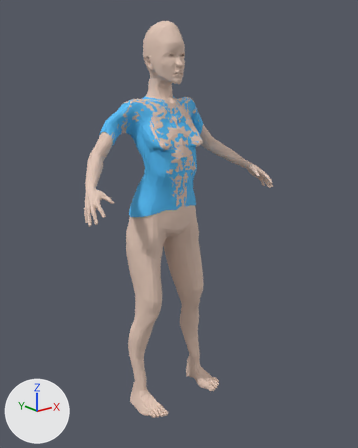
What one commit did to the glTF model apps/ui-xr/public/xr-assets/humanoids/candidates/body-param-adult_lean_female-library.glb.
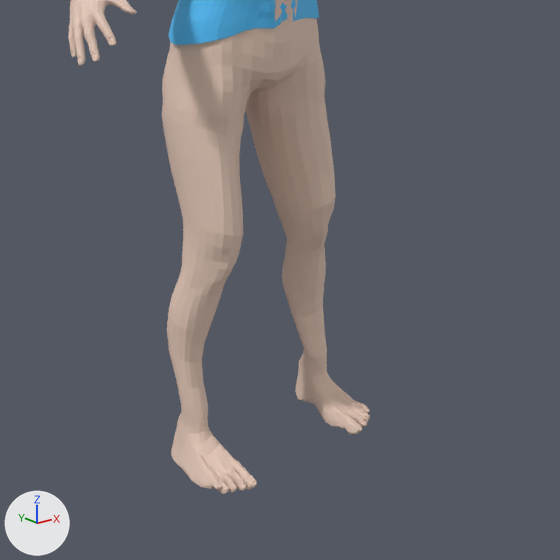
Each version appears first whole from a camera (50 mm lens) standing at (-1.317, -1.897, 1.573) and looking at (0.032, -0.211, 0.898), and next in a close-up on the part from 15% to 85% of the width and 44% to 100% of the height. Arrows for +X, +Y and +Z are at lower left; the lights stay in place. The last two pictures show the newer version.

The scene before the commit, as lines of its bpy script (objects in view):
```python
me_hm08_basemesh_adult_lean_female = bpy.data.meshes.new('hm08_basemesh_adult_lean_female')
me_hm08_basemesh_adult_lean_female.from_pydata(...)  # 13380 vertices, 26756 faces; spans x -0.49..0.49, y -0.39..0.0, z 0.0..1.76
me_hm08_basemesh_adult_lean_female.materials.append(mat_skin_adult_lean_female)  # beige #e5c8b8
me_makeclothes_library_scrub_shirt_adult_lean_female = bpy.data.meshes.new('makeclothes_library_scrub_shirt_adult_lean_female')
me_makeclothes_library_scrub_shirt_adult_lean_female.from_pydata(...)  # 4688 vertices, 9384 faces; spans x -0.275..0.272, y -0.287..-0.012, z 0.944..1.489
me_makeclothes_library_scrub_shirt_adult_lean_female.materials.append(mat_garment_adult_lean_female)  # blue #50bff9
ob_hm08_basemesh_adult_lean_female = bpy.data.objects.new('hm08_basemesh_adult_lean_female', me_hm08_basemesh_adult_lean_female)
ob_hm08_basemesh_adult_lean_female.location = (0.0, 0.0, 0.0)
ob_makeclothes_library_scrub_shirt_adult_lean_female = bpy.data.objects.new('makeclothes_library_scrub_shirt_adult_lean_female', me_makeclothes_library_scrub_shirt_adult_lean_female)
ob_makeclothes_library_scrub_shirt_adult_lean_female.location = (0.0, 0.0, 0.0)
```
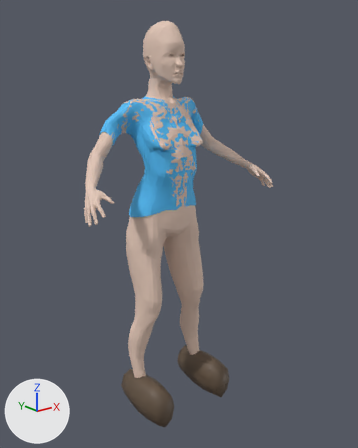
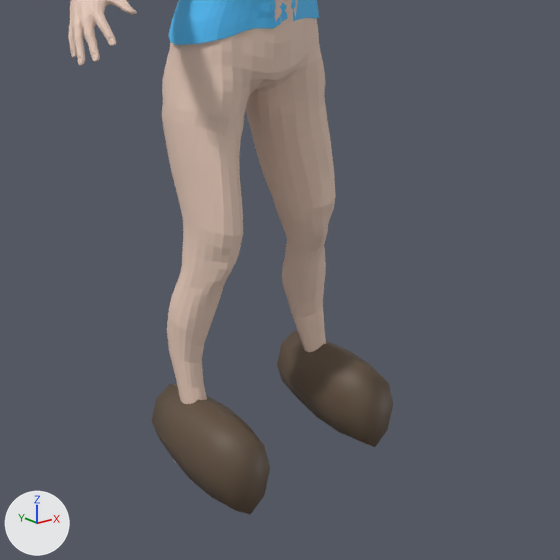
What differs and where, as boxes (x1, y1, x2, y2) in the close-ups (560 x 560 px):
'openclinxr_footwear_casual_shoe_R', added (brown)
    after: (152, 384, 270, 514)
'openclinxr_footwear_casual_shoe_L', added (brown)
    after: (277, 331, 393, 447)

Diff of the bpy script that builds the scene:
```diff
--- a/apps/ui-xr/public/xr-assets/humanoids/candidates/body-param-adult_lean_female-library.glb.py
+++ b/apps/ui-xr/public/xr-assets/humanoids/candidates/body-param-adult_lean_female-library.glb.py
@@ mat_openclinxr_footwear_casual_shoe_r_mat @@
+mat_openclinxr_footwear_casual_shoe_r_mat = principled_material('openclinxr_footwear_casual_shoe_R_mat')
+mat_openclinxr_footwear_casual_shoe_r_mat.base_color = (0.12, 0.08, 0.05)  # brown #61503f
+mat_openclinxr_footwear_casual_shoe_r_mat.roughness = 0.55
@@ mat_openclinxr_footwear_casual_shoe_l_mat @@
+mat_openclinxr_footwear_casual_shoe_l_mat = principled_material('openclinxr_footwear_casual_shoe_L_mat')
+mat_openclinxr_footwear_casual_shoe_l_mat.base_color = (0.12, 0.08, 0.05)  # brown #61503f
+mat_openclinxr_footwear_casual_shoe_l_mat.roughness = 0.55
@@ me_openclinxr_footwear_casual_shoe_r_mesh @@
+me_openclinxr_footwear_casual_shoe_r_mesh.from_pydata(...)  # 42 vertices, 80 faces; spans x -0.247..-0.104, y -0.373..-0.08, z -0.002..0.184
+me_openclinxr_footwear_casual_shoe_r_mesh.materials.append(mat_openclinxr_footwear_casual_shoe_r_mat)  # brown #61503f
@@ me_openclinxr_footwear_casual_shoe_l_mesh @@
+me_openclinxr_footwear_casual_shoe_l_mesh.from_pydata(...)  # 42 vertices, 80 faces; spans x 0.104..0.247, y -0.373..-0.08, z -0.002..0.184
+me_openclinxr_footwear_casual_shoe_l_mesh.materials.append(mat_openclinxr_footwear_casual_shoe_l_mat)  # brown #61503f
@@ ob_openclinxr_footwear_casual_shoe_r @@
+ob_openclinxr_footwear_casual_shoe_r = bpy.data.objects.new('openclinxr_footwear_casual_shoe_R', me_openclinxr_footwear_casual_shoe_r_mesh)
+ob_openclinxr_footwear_casual_shoe_r.location = (0.0, 0.0, 0.0)
@@ ob_openclinxr_footwear_casual_shoe_l @@
+ob_openclinxr_footwear_casual_shoe_l = bpy.data.objects.new('openclinxr_footwear_casual_shoe_L', me_openclinxr_footwear_casual_shoe_l_mesh)
+ob_openclinxr_footwear_casual_shoe_l.location = (0.0, 0.0, 0.0)
```
